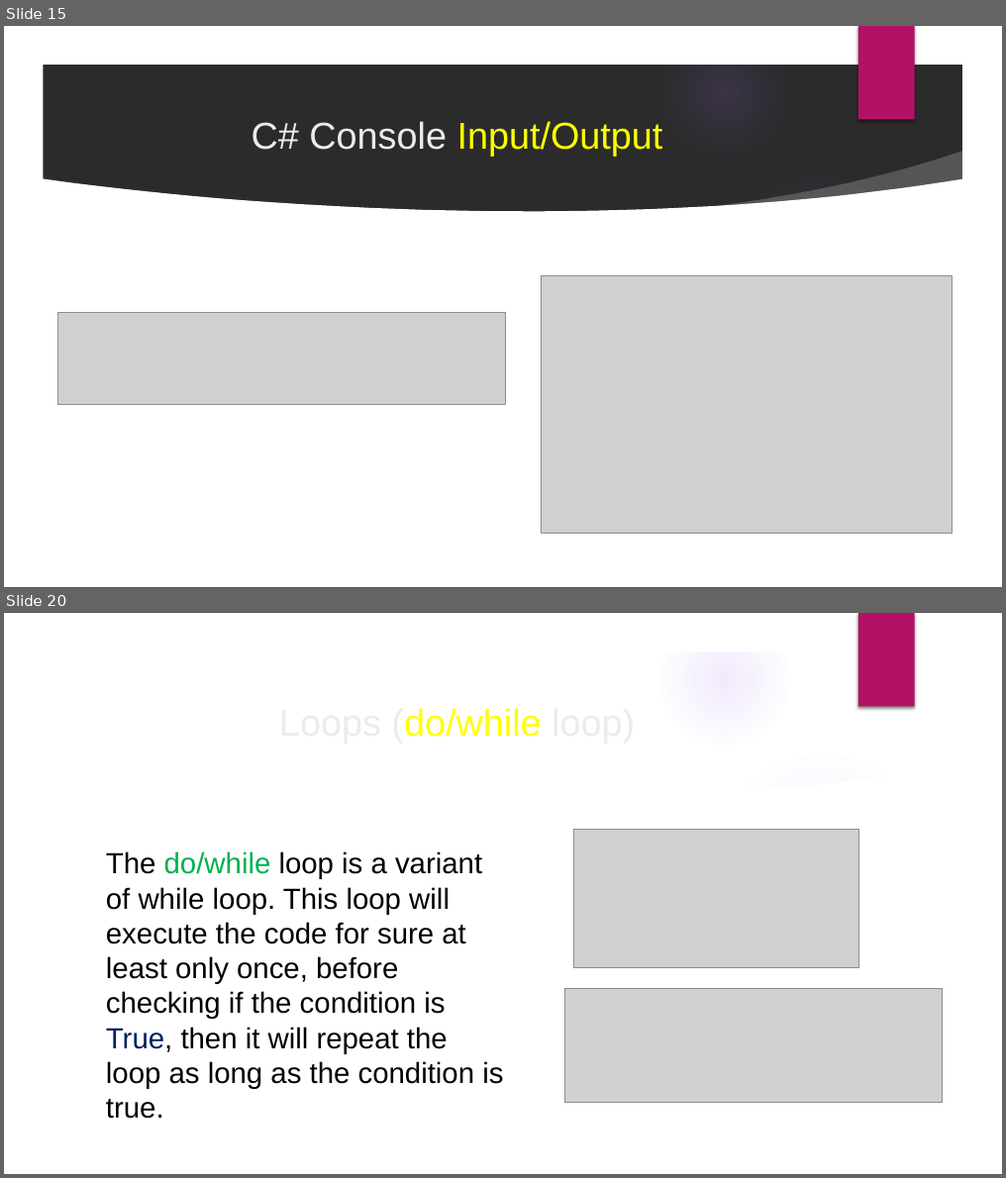
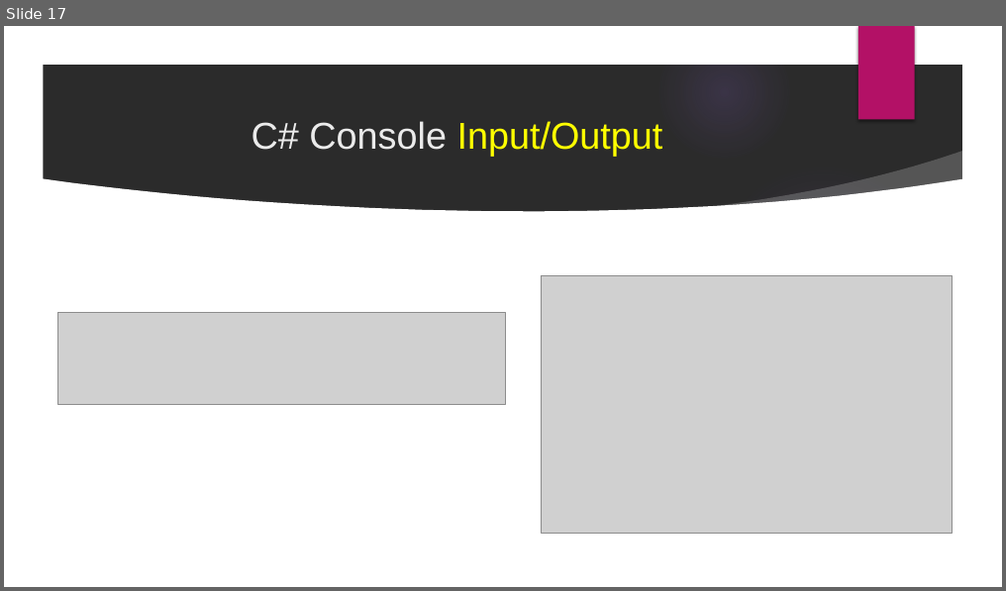
Before and after one commit to velizar92/CSharp-Programming-Presentations, a slide deck: C# Basics.pptx. Shown one above the other, each under a label of ours: slides 15 and 20 before the commit, slide 17 after it; the slides between them are not shown. The pictures are 1006x1178 and 1006x591 pixels, drawn with LibreOffice and Linux fonts; fonts in the diff are those of the drawing; grey boxes stand for pictures; background and template pictures are left out; a plain dark background stands for a picture behind light text. Boxes give left, top, right and bottom in pixels: in the first picture for what was removed or moved away, otherwise in the second. Text is boxed around its words. In the diff, an @@ line names an element or a change of style, - is before the commit and + after.

```diff
--- a/C# Basics.pptx
+++ b/C# Basics.pptx
@@ slide 20 removed at box(4, 613, 1002, 1174), background picture (left out); not listed: 9 template elements that a slide beside it also shows @@
@@ title removed at box(391, 708, 541, 737) @@
-Loops (do/while loop)
@@ picture removed at box(573, 829, 859, 967) @@
@@ text removed at box(106, 852, 503, 1119) @@
-The do/while loop is a variant of while loop. This loop will execute the code for sure at least only once, before checking if the condition is True, then it will repeat the loop as long as the condition is true.
@@ picture removed at box(564, 989, 943, 1103) @@
@@ what was slide 15 is now slide 17 @@
```
Also in this commit, not shown: 13 slides changed, 10 slides added, 6 other slides removed.
